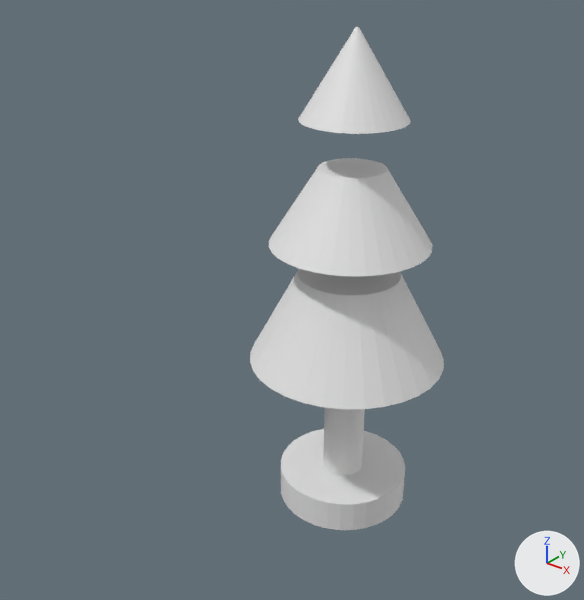
An edit to the Blender file Blender/tree.blend, drawn before and after from the same camera.
Rendered twice from a 50 mm lens placed at (95.8, -140.7, 136.9), pointed at (-9.8, -8.7, 55.0). Arrows for +X, +Y and +Z are at lower right; the lights stay in place.
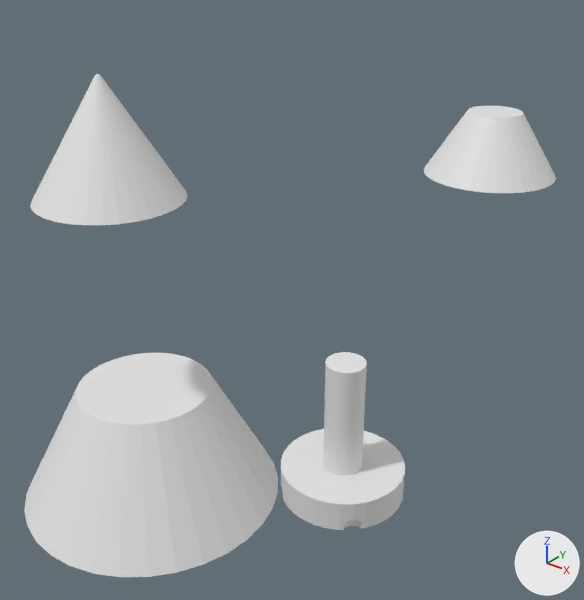
What differs and where, as boxes (x1, y1, x2, y2) in the pictures (584 x 600 px):
```json
{"object": "Cylinder", "change": "moved", "before": [250, 269, 444, 409], "after": [24, 353, 278, 577]}
{"object": "Cylinder.002", "change": "moved", "before": [269, 158, 433, 276], "after": [424, 106, 556, 193]}
{"object": "Cylinder.003", "change": "moved", "before": [298, 27, 411, 134], "after": [30, 74, 187, 225]}
```

The change, as JSON lines over the scene's bpy script:
```json
{"op": "set", "path": "ob_cylinder.location", "old": "(0.0, 0.0, 54.8)", "new": "(0.0, -62.1, 54.8)"}
{"op": "set", "path": "ob_cylinder_002.location", "old": "(0.0, 0.0, 79.4)", "new": "(0.0, 68.6, 79.4)"}
{"op": "set", "path": "ob_cylinder_003.location", "old": "(0.0, 0.0, 107.3)", "new": "(0.0, -65.5, 107.3)"}
```
